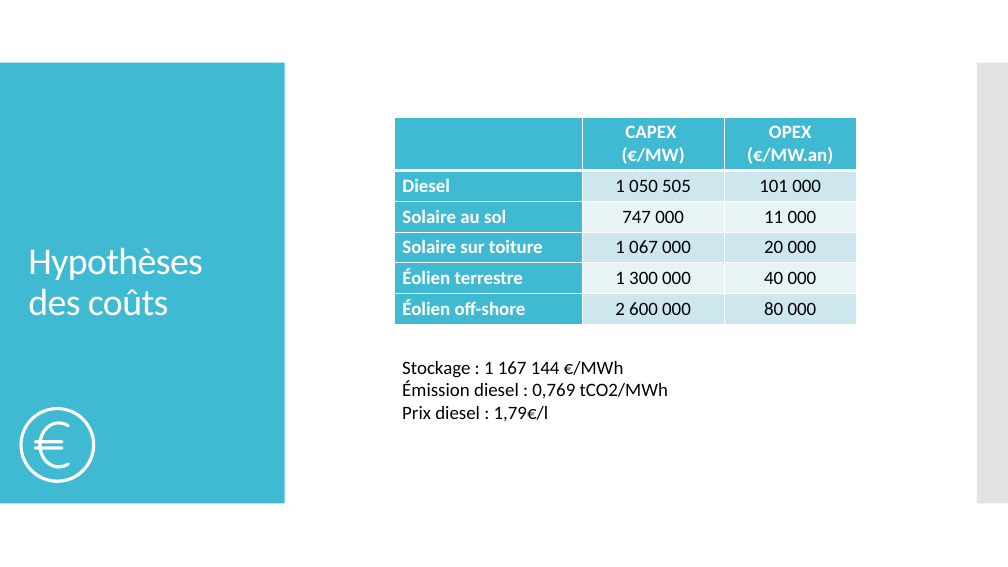
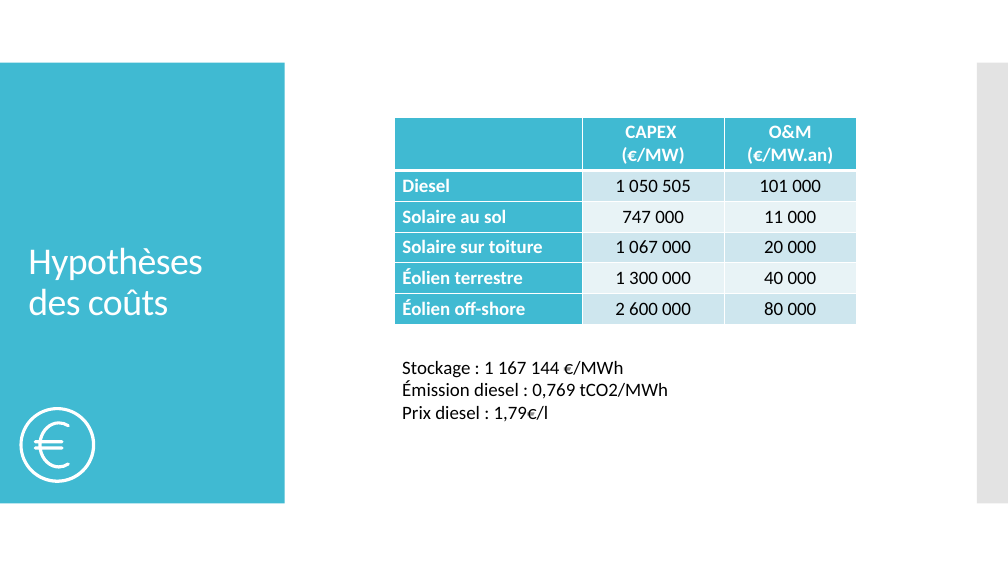
Before and after one commit to cledat/Projet-EA314, a slide deck: slide 11 of rapport.pptx. Drawn at 1008x567 pixels with LibreOffice and Linux fonts; fonts in the diff are those of the drawing. Boxes give left, top, right and bottom in pixels: in the first picture for what was removed or moved away, otherwise in the second. Text is boxed around its words. In the diff, an @@ line names an element or a change of style, - is before the commit and + after.

```diff
--- a/rapport.pptx
+++ b/rapport.pptx
@@ table at (395,117,857,324) @@
-row 1, column 3: OPEX (€/MW.an)
+row 1, column 3: O&M (€/MW.an)
```
Also in this commit, not shown: 6 other slides changed.
